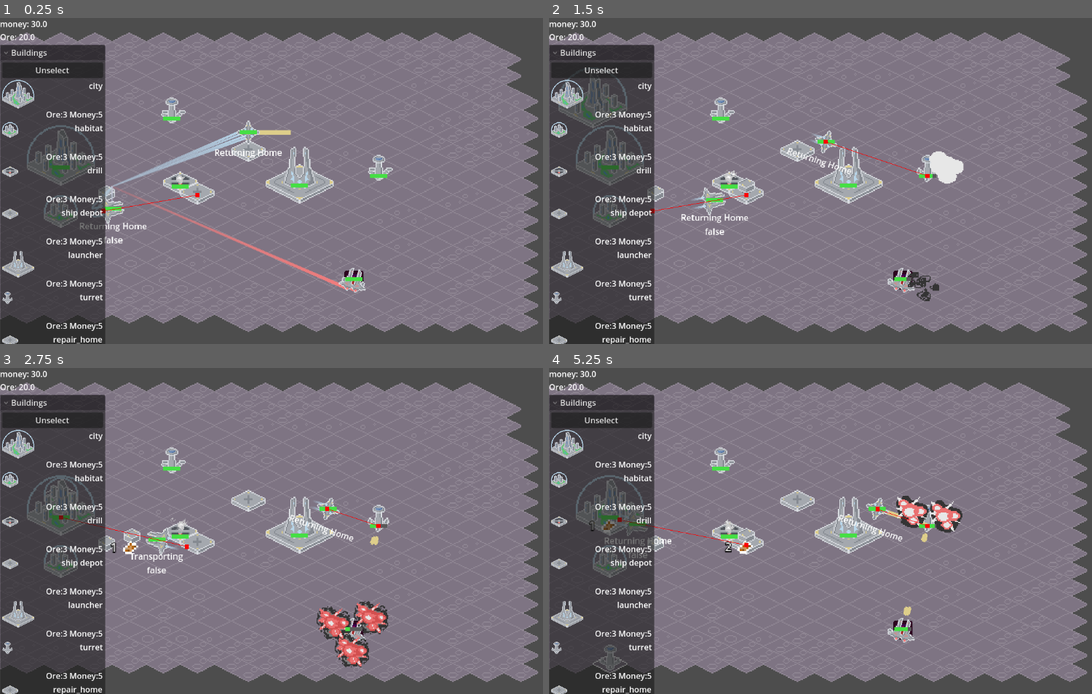
Above: before the commit, frames 1-4 (two rows, left to right).
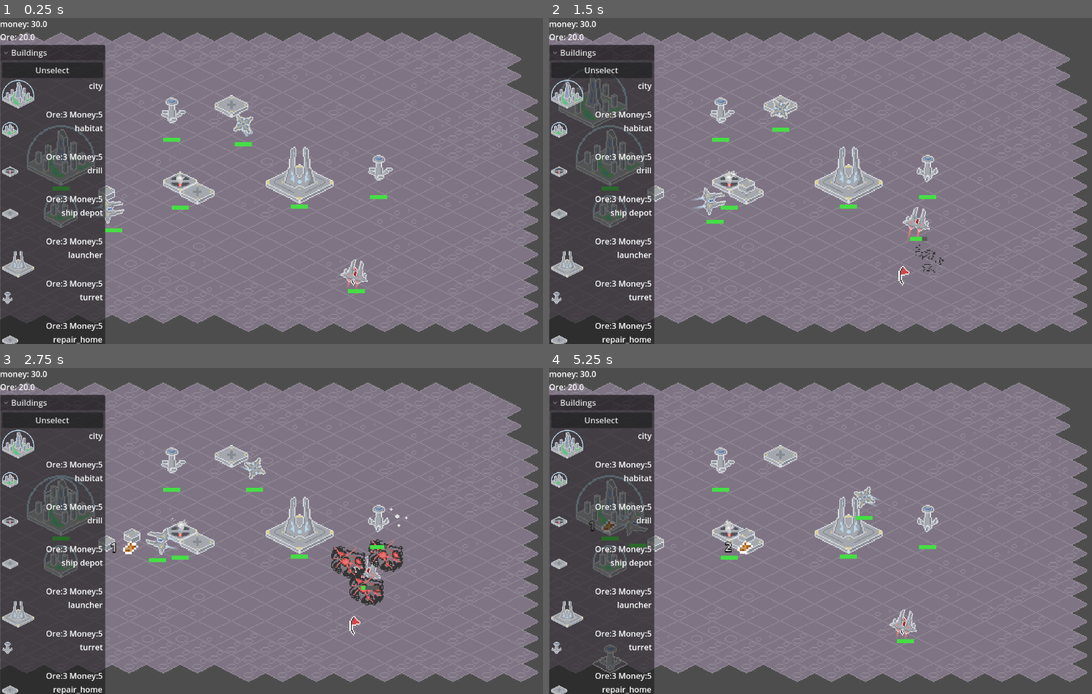
Above: after the commit, the same moments.

Repository: kevinn-t/cmpm-170-tower-defense
Game: Godot game, scene res://main scene.tscn
Same seed, same stepped clock (60 frames per second), same inputs: the game is played once before the commit and once after it. The engine's default icon, where the game draws it, is replaced by a stand-in: a white triangle on a blue panel in a dark square.
Inputs:
- Up to frame 1 (0.25 s): no input
- Up to frame 2 (1.5 s): click "Unselect" at 0.5 s; click "city" at 1.25 s
- Up to frame 3 (2.75 s): click "habitat" at 2 s
- Up to frame 4 (5.25 s): click "drill" at 2.75 s; click "ship depot" at 3.5 s; click "launcher" at 4.25 s; click "turret" at 5 s

The runs differ from the first frame. In frame 1, 2.8% of the frame differs, in the area x 9-72%, y 23-85%; in frame 2, 2.7%; in frame 3, 4.3%, in the area x 9-76%, y 23-92%; in frame 4, 2.8%.

Commit message:
fix repair ship movement

Diff:
--- a/Prefabs/enemy.tscn
+++ b/Prefabs/enemy.tscn
@@ -46,7 +46,7 @@
 shape = SubResource("CircleShape2D_lgw76")
 
 [node name="NavigationAgent2D" type="NavigationAgent2D" parent="."]
-target_desired_distance = 100.0
+target_desired_distance = 40.0
 avoidance_enabled = true
 max_speed = 40.0
 debug_path_custom_color = Color(1, 0.25490198, 1, 1)
--- a/Prefabs/repair_home.tscn
+++ b/Prefabs/repair_home.tscn
@@ -24,6 +24,6 @@
 
 [node name="CollisionShape2D" type="CollisionShape2D" parent="RepairDispatch"]
 shape = SubResource("CircleShape2D_424lv")
-debug_color = Color(0.3598501, 0.6051165, 0.36320847, 0.41960785)
+debug_color = Color(0.36078432, 0.6039216, 0.3647059, 0)
 
 [connection signal="timeout" from="Timer" to="." method="_on_timer_timeout"]
--- a/Prefabs/repair_ship.tscn
+++ b/Prefabs/repair_ship.tscn
@@ -73,13 +73,13 @@
 target_desired_distance = 50.0
 avoidance_enabled = true
 max_speed = 40.0
-debug_enabled = true
 debug_path_custom_color = Color(1, 0.25490198, 1, 1)
 
 [node name="NavigationObstacle2D" type="NavigationObstacle2D" parent="."]
 radius = 12.0
 
 [node name="Status" type="Label" parent="."]
+visible = false
 anchors_preset = 5
 anchor_left = 0.5
 anchor_right = 0.5
--- a/Prefabs/ship.tscn
+++ b/Prefabs/ship.tscn
@@ -52,13 +52,13 @@
 [node name="NavigationAgent2D" type="NavigationAgent2D" parent="."]
 avoidance_enabled = true
 max_speed = 40.0
-debug_enabled = true
 debug_path_custom_color = Color(1, 0.25490198, 1, 1)
 
 [node name="NavigationObstacle2D" type="NavigationObstacle2D" parent="."]
 radius = 15.0
 
 [node name="Status" type="Label" parent="."]
+visible = false
 anchors_preset = 5
 anchor_left = 0.5
 anchor_right = 0.5
--- a/Prefabs/turret.tscn
+++ b/Prefabs/turret.tscn
@@ -41,6 +41,6 @@
 
 [node name="CollisionShape2D" type="CollisionShape2D" parent="DetectionArea"]
 shape = SubResource("CircleShape2D_a38va")
-debug_color = Color(0.64600784, 0.4283531, 0.7779267, 0.41960785)
+debug_color = Color(0.64705884, 0.42745098, 0.7764706, 0)
 
 [connection signal="timeout" from="Timer" to="." method="_on_timer_timeout"]
--- a/Scripts/building.gd
+++ b/Scripts/building.gd
@@ -32,6 +32,7 @@
 @export var integrity : float = 100 # hit points
 
 signal onHit()
+signal onRepaired()
 signal onDestroyed()
 @warning_ignore("unused_signal")
 signal onBuilt()
@@ -45,8 +46,10 @@
 	var inst : HealthBar = HEALTH_BAR.instantiate()
 	add_child(inst)
 	onHit.connect(inst.refresh)
+	onRepaired.connect(inst.refresh)
 	refreshUI.connect(inst.refresh)
 	inst.refresh()
+	inst.global_position = global_position + Vector2.DOWN * 20
 
 const STORAGE_UI = preload("res://Prefabs/UI/storage_ui.tscn")
 func make_storage_ui():
--- a/Scripts/enemy.gd
+++ b/Scripts/enemy.gd
@@ -67,7 +67,6 @@
 			target = building
 
 func _physics_process(_delta: float) -> void:
-	super(_delta)
 	eval_state()
 	if not nav.is_navigation_finished():
 		var direction: Vector2 = global_position.direction_to(nav.get_next_path_position())
@@ -85,6 +84,7 @@
 		State.ATTACKING:
 			var dir = (target.global_position - global_position).normalized()
 			rotation = atan2(dir.y, dir.x)
+	super(_delta)
 
 
 func _on_navigation_agent_2d_velocity_computed(safe_velocity: Vector2) -> void:
--- a/Scripts/repair_ship.gd
+++ b/Scripts/repair_ship.gd
@@ -2,8 +2,10 @@
 extends Unit
 
 @onready var target : Building = null
+@export var home_radius = 1
+@export var dest_radius = 50
 # integrity (in unit) is hp
-@export var healingEffect = 100
+@export var healingEffect = 200
 # set speed in nav agent
 
 
@@ -17,17 +19,20 @@
 func eval_state(delta):
 	if target != null && not is_instance_valid(target):
 		target = null
+	if target != null and target.integrity >= target.max_integrity:
+		target = null
 
 	if target != null && nav.is_navigation_finished():
 		current_state = State.REPAIRING
 	elif target != null:
 		current_state = State.SEEKING
-	elif target == null && not nav.is_navigation_finished():
+	elif not nav.is_navigation_finished():
 		current_state = State.RETURNING
 	else:
 		current_state = State.IDLE
 
 	repair_beam(current_state == State.REPAIRING, delta)
+	#$Status.text = str(current_state) + " " + str(target.integrity >= target.max_integrity)
 
 func repair_beam(on:bool, delta:float):
 	$RepairBeam.visible = on
@@ -36,28 +41,33 @@
 
 		# actually do the repair
 		target.integrity += healingEffect * delta
+		#print(target.integrity)
 		target.integrity = clamp(target.integrity, 0, target.max_integrity)
+		target.onRepaired.emit()
 
 enum State { IDLE, SEEKING, RETURNING, REPAIRING }
 var current_state: State = State.IDLE
 
 func _physics_process(delta: float) -> void:
-	super(delta)
+
+	eval_state(delta)
 	if target != null:
 		nav.target_position = target.global_position
+		nav.target_desired_distance = dest_radius
 	elif home != null:
 		nav.target_position = home.global_position
+		nav.target_desired_distance = home_radius
 	else:
 		return
 
-	eval_state(delta)
 	if not nav.is_navigation_finished():
 		var direction: Vector2 = global_position.direction_to(nav.get_next_path_position())
-		velocity = direction
+		velocity = direction * nav.max_speed
 	else:
 		velocity = Vector2.ZERO
 
 	nav.set_velocity(velocity * nav.max_speed)
+	move_and_slide()
 
 	match  current_state:
 		State.IDLE:
@@ -70,8 +80,11 @@
 			var dir = (target.global_position - global_position).normalized()
 			rotation = atan2(dir.y, dir.x)
 
+	super(delta)
+
 
 func _on_navigation_agent_2d_velocity_computed(safe_velocity: Vector2) -> void:
-	velocity = safe_velocity
+	#velocity = safe_velocity
+	pass
 	#print("Safe velocity " + str(safe_velocity))
-	move_and_slide()
+	#move_and_slide()
--- a/Scripts/trail2D.gd
+++ b/Scripts/trail2D.gd
@@ -11,6 +11,8 @@
 	offset = position
 	top_level = true
 
+	points = []
+
 func _physics_process(_delta: float) -> void:
 	global_position = Vector2.ZERO
 
--- a/Scripts/transport_ship.gd
+++ b/Scripts/transport_ship.gd
@@ -21,7 +21,6 @@
 		return global_position.distance_to(home.global_position) < homeDist
 
 func _physics_process(_delta: float) -> void:
-	super(_delta)
 	# if no home, die
 	if home == null:
 		velocity = Vector2.ZERO
@@ -66,6 +65,7 @@
 
 	#velocity = nav.velocity
 	#move_and_slide()
+	super(_delta)
 
 func _mouse_enter() -> void:
 	$Status.visible = true
--- a/Scripts/unit.gd
+++ b/Scripts/unit.gd
@@ -37,7 +37,8 @@
 	make_hp_bar()
 
 func _physics_process(_delta: float) -> void:
-	health_bar.rotation = rotation * -1
+	health_bar.global_position = global_position + Vector2.DOWN * 20
+	health_bar.global_rotation_degrees = 0
 
 const HEALTH_BAR = preload("res://Prefabs/UI/health_bar.tscn")
 var health_bar : HealthBar
--- a/main scene.tscn
+++ b/main scene.tscn
@@ -17,7 +17,7 @@
 [ext_resource type="PackedScene" uid="uid://pf6bulsx2yxi" path="res://Prefabs/repair_home.tscn" id="15_7bxi3"]
 [ext_resource type="Script" uid="uid://dcfh5kofkok3d" path="res://Scripts/enemy_spawner.gd" id="15_v7vy4"]
 [ext_resource type="PackedScene" uid="uid://bcc2hse3nq2h5" path="res://Prefabs/repair_ship.tscn" id="16_lslek"]
-[ext_resource type="Texture2D" uid="uid://bepxf3r4002oq" path="res://icon.svg" id="16_v7vy4"]
+[ext_resource type="Texture2D" uid="uid://ckhyprueg88jg" path="res://Art/enemy_flag.png" id="18_lslek"]
 
 [sub_resource type="NavigationPolygon" id="NavigationPolygon_neqfu"]
 vertices = PackedVector2Array(334.28906, 117.890625, -374.59375, 110.10156, -389.35938, -126, 341.6875, -126)
@@ -109,8 +109,9 @@
 position = Vector2(-5, 8.660254)
 rotation = 0.5235988
 
-[node name="RepairShip" parent="Units" instance=ExtResource("16_lslek")]
+[node name="RepairShip" parent="Units" node_paths=PackedStringArray("home") instance=ExtResource("16_lslek")]
 position = Vector2(128, -51)
+home = NodePath("../../Buildings/Repair Home")
 
 [node name="Buildings" type="Node2D" parent="."]
 
@@ -142,7 +143,7 @@
 position = Vector2(250, -10)
 
 [node name="Repair Home" parent="Buildings" node_paths=PackedStringArray("my_ship") instance=ExtResource("15_7bxi3")]
-position = Vector2(128, -32)
+position = Vector2(112, -74)
 my_ship = NodePath("../../Units/RepairShip")
 
 [node name="UI" type="CanvasLayer" parent="."]
@@ -170,13 +171,11 @@
 script = ExtResource("15_v7vy4")
 
 [node name="Timer" type="Timer" parent="EnemySpawner"]
-wait_time = 4.0
+wait_time = 5.0
 autostart = true
 
 [node name="Sprite2D" type="Sprite2D" parent="EnemySpawner"]
-modulate = Color(0.8445472, 0, 0.3830754, 1)
-scale = Vector2(0.14, 0.14)
-texture = ExtResource("16_v7vy4")
+texture = ExtResource("18_lslek")
 
 [node name="Enemies" type="Node2D" parent="."]
 
Binary file added: Art/enemy_flag-export.png
Not shown, added: Art/enemy_flag-export.png.import
Binary file added: Art/enemy_flag.aseprite
Binary file added: Art/enemy_flag.png
Not shown, added: Art/enemy_flag.png.import
